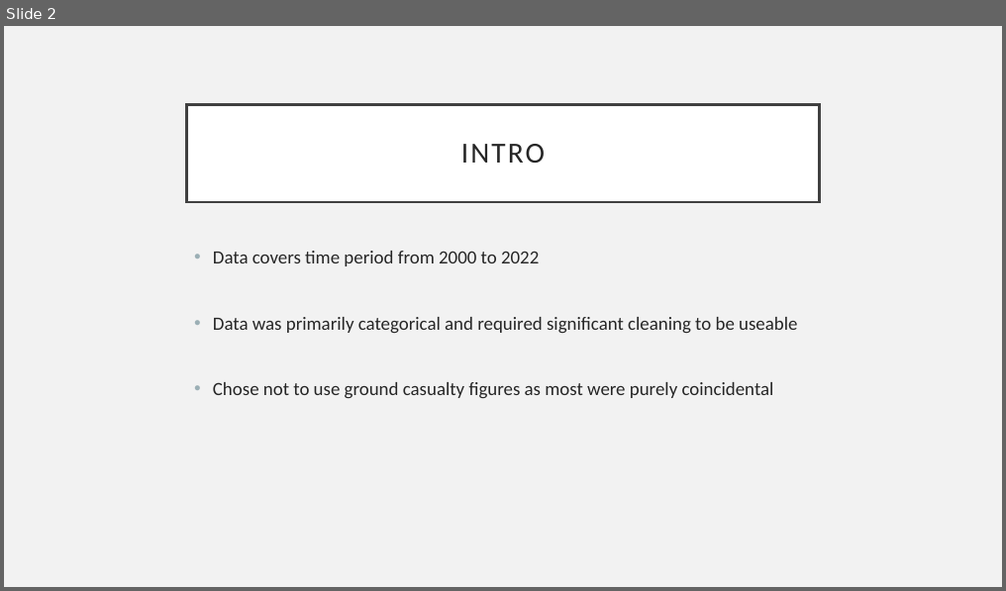
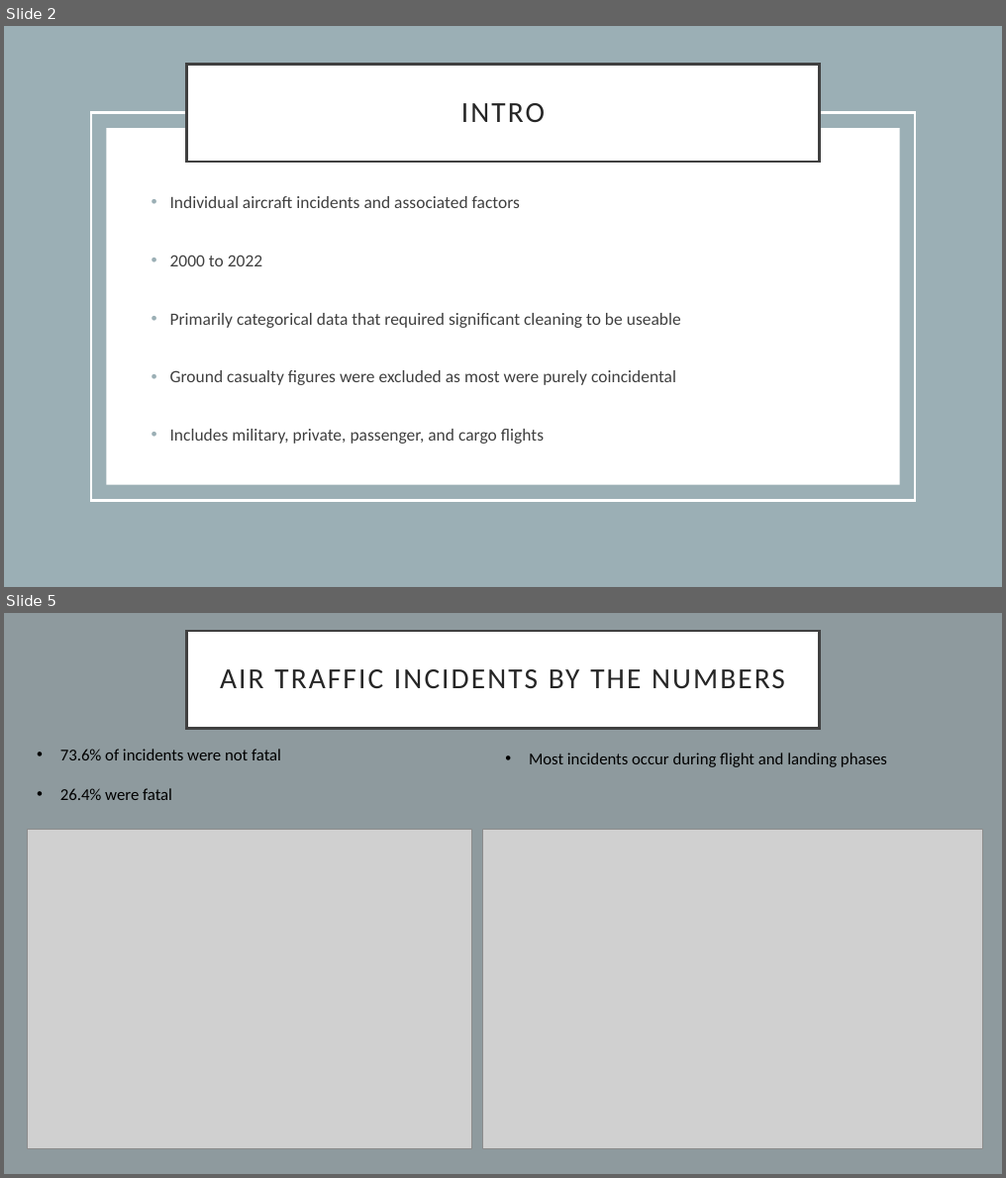
Before and after one commit to b-macd/Air_Travel_Safety_Analysis, a slide deck: Presentation/Presentation1.pptx. Shown one above the other, each under a label of ours: slide 2 before the commit, slides 2 and 5 after it; the slides between them are not shown. The pictures are 1006x591 and 1006x1178 pixels, drawn with LibreOffice and Linux fonts; fonts in the diff are those of the drawing; grey boxes stand for pictures. Boxes give left, top, right and bottom in pixels: in the first picture for what was removed or moved away, otherwise in the second. Text is boxed around its words. In the diff, an @@ line names an element or a change of style, - is before the commit and + after.

```diff
--- a/Presentation/Presentation1.pptx
+++ b/Presentation/Presentation1.pptx
@@ slide 5 added at [4, 613, 1002, 1174], background #8E9A9E @@
@@ title added at [187, 631, 819, 728], fill #FFFFFF, outline #404040 2.5 pt, 28 pt, text #262626 @@
+AIR TRAFFIC INCIDENTS BY THE NUMBERS
@@ text added at [60, 749, 281, 800], 16 pt, text #000000 @@
+• 73.6% of incidents were not fatal
+• 26.4% were fatal
@@ text added at [529, 753, 887, 767], 16 pt, text #000000 @@
+• Most incidents occur during flight and landing phases
@@ picture added at [27, 830, 471, 1149] @@
@@ picture added at [483, 830, 983, 1149] @@
@@ slide 2 changed as well @@
@@ background #F2F2F2 to #FFFFFF @@
@@ rectangle added at [4, 26, 1002, 587], fill #9BAFB5 @@
@@ title "INTRO": place and size @@
-title "INTRO" at [187, 104, 819, 202]
+title "INTRO" at [187, 65, 819, 162]
@@ rectangle added at [91, 113, 915, 500], outline #FFFFFF 2.5 pt @@
@@ rectangle added at [107, 128, 900, 485], fill #FFFFFF @@
@@ text at [170, 196, 681, 444]: text changed; size 18 to 16.6 pt; text colour #262626 to #404040 @@
-• Data covers time period from 2000 to 2022
-• Data was primarily categorical and required significant cleaning to be useable
-• Chose not to use ground casualty figures as most were purely coincidental
+• Individual aircraft incidents and associated factors
+• 2000 to 2022
+• Primarily categorical data that required significant cleaning to be useable
+• Ground casualty figures were excluded as most were purely coincidental
+• Includes military, private, passenger, and cargo flights
```
Also in this commit, not shown: 2 other slides changed, 10 other slides added, 4 slides removed, 13 other files.
